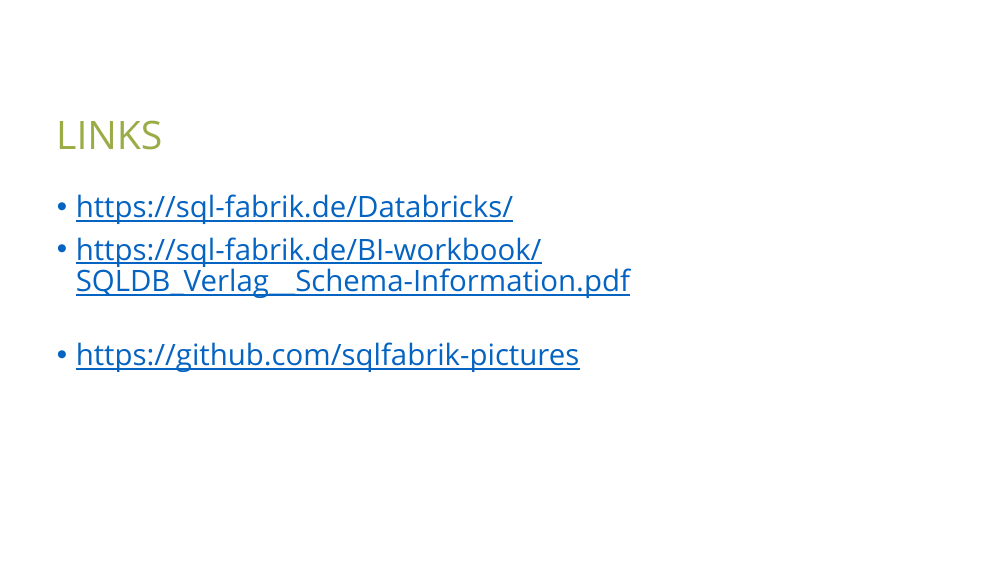
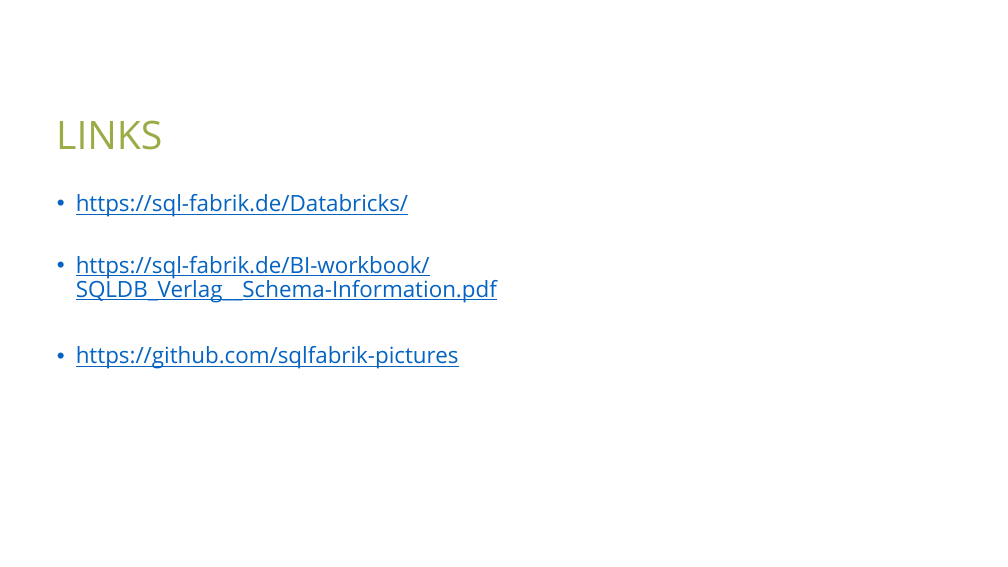
Before and after one commit to net-CDE/presentations, a slide deck: slide 40 of SQLKonferenz2023/mainContent_sept2023.pptx (slide 31 before the commit). Drawn at 1008x567 pixels with LibreOffice and Linux fonts; fonts in the diff are those of the drawing; background and template pictures are left out. Boxes give left, top, right and bottom in pixels: in the first picture for what was removed or moved away, otherwise in the second. Text is boxed around its words. In the diff, an @@ line names an element or a change of style, - is before the commit and + after.

```diff
--- a/SQLKonferenz2023/mainContent_sept2023.pptx
+++ b/SQLKonferenz2023/mainContent_sept2023.pptx
@@ text "https://sql-fabrik.de/Databricks/" at bbox=[76, 194, 497, 369]: size 21 to 16 pt @@
```
Also in this commit, not shown: 9 slides added, 2 other files.
